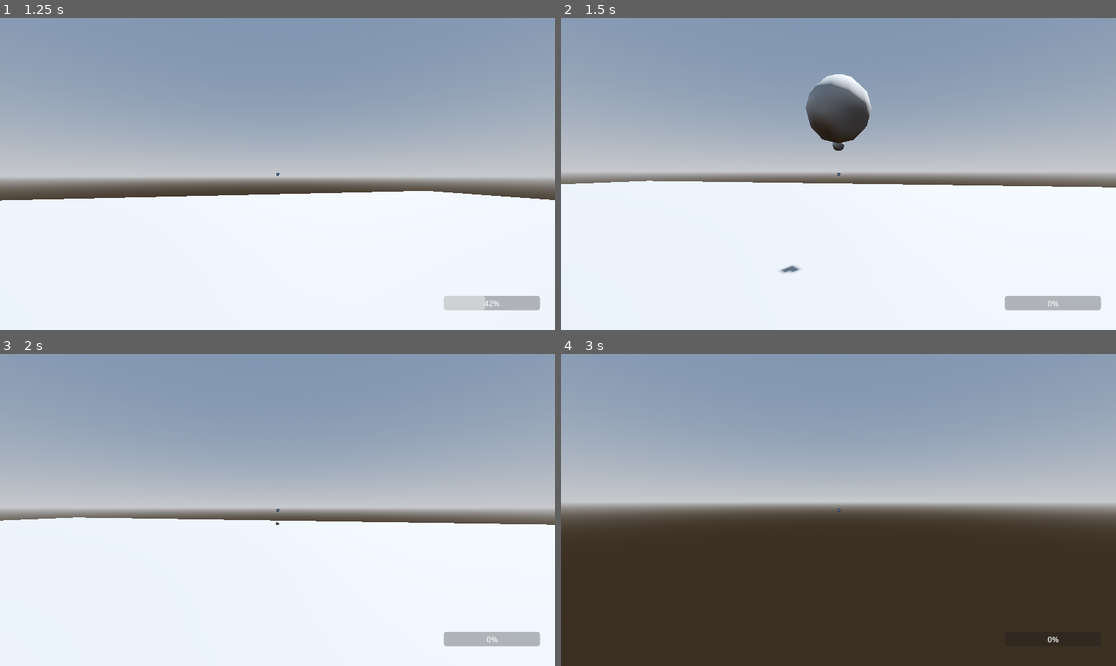
Above: before the commit, frames 1-4 (two rows, left to right).
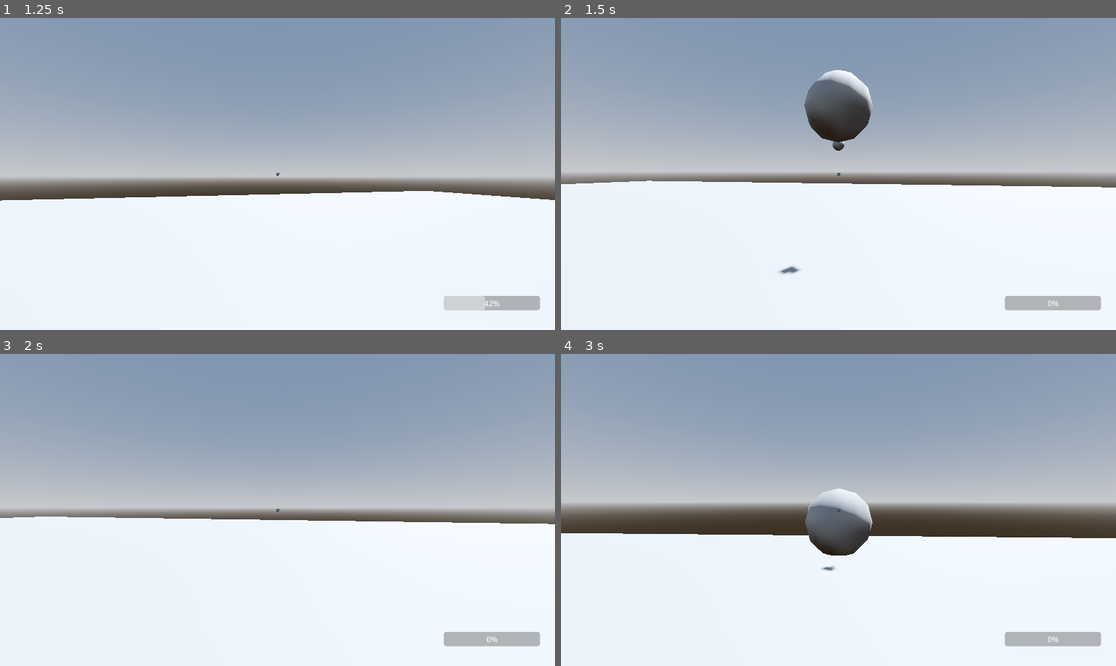
Above: after the commit, the same moments.

Repository: HappyFork/gwj76
Game: Godot game, scene res://proto.tscn
The game is run twice, just before and just after one commit, with the same random seed, the same clock (stepped at 60 frames per second) and the same inputs. The engine's default icon, where the game draws it, is replaced by a stand-in: a white triangle on a blue panel in a dark square.
Inputs (mouse positions are in pixels of both pictures, inside the frame that each line leads up to):
- Up to frame 1 (1.25 s): tap Enter (ui_accept) at 0.5, 0.77 s; move the mouse to (305, 174) at 0.52 s; press the mouse at (305, 174) at 0.53 s; hold W (move_forward) from 0.53 s (still down)
- Up to frame 2 (1.5 s): keep holding W (move_forward); move the mouse to (810, 174) at 1.27 s; release the mouse at (810, 174) at 1.28 s; click (810, 174) at 1.35 s
- Up to frame 3 (2 s): keep holding W (move_forward); tap Enter (ui_accept) at 1.52 s
- Up to frame 4 (3 s): keep holding W (move_forward); move the mouse to (849, 503) at 2.02 s; press the mouse at (849, 503) at 2.03 s; move the mouse to (832, 516) at 2.77 s; release the mouse at (832, 516) at 2.78 s; click (832, 516) at 2.85 s

Frame 1 is identical in both runs. In frame 2, 0.6% of the frame differs, in the area x 16-98%, y 16-82%; in frame 3, 0.2%; in frame 4, 43%, in the area x 0-100%, y 42-100%.

Commit message:
Complete? enemy states

Diff:
--- a/nodes/enemy.gd
+++ b/nodes/enemy.gd
@@ -1,21 +1,25 @@
 class_name Enemy
 extends CharacterBody3D
 
+
+
+enum States {WAITING, WANDERING, FLEEING, RESCUING, FROZEN}
 
 const SPEED = 5.0
 const TURNSPEED = 0.03
 const BLUE : StandardMaterial3D = preload("res://assets/blue_mat.tres")
 const RED : StandardMaterial3D = preload("res://assets/red_mat.tres")
-enum States {WAITING, WANDERING, FLEEING, RESCUING, FROZEN}
+
+@export var player : Player
 
 var state : States = States.WAITING
 var aware : Array[Node3D] = []
 var rescue_target : Enemy
-var debuggy = false
 
 @onready var navagent := $NavigationAgent3D
 @onready var wtimer := $WaitTimer
 @onready var mesh := $CSGMesh3D
+
 
 
 func _ready():
@@ -50,9 +54,6 @@
 				rescue_target = b
 				change_state( States.RESCUING )
 
-	if debuggy:
-		print( "Gets this far" )
-
 	# If the enemy is moving,
 	if state in [ States.WANDERING, States.FLEEING, States.RESCUING ]:
 		# First, check if it needs to turn
@@ -61,27 +62,38 @@
 		var forward = -global_basis.z
 		var turn_angle = forward.signed_angle_to( direction, Vector3.UP )
 		if abs( turn_angle ) > 0.5:
-			#print( "Turnin'" )
-			rotate_y( clamp( turn_angle, -TURNSPEED, TURNSPEED ) )
+			if state == States.FLEEING:
+				turn_angle = clamp( turn_angle, -(TURNSPEED*2), TURNSPEED*2 )
+			else :
+				turn_angle = clamp( turn_angle, -TURNSPEED, TURNSPEED )
+			rotate_y( turn_angle )
 		# If not, it walks forwards
 		else:
-			debuggy = false
 			if position != destination:
 				look_at( destination )
+			else:
+				# If this isn't here, sometimes the enemy gets stuck
+				change_state( state )
 			rotation.x = 0.0
-			velocity = direction * SPEED
+			if state == States.FLEEING:
+				direction *= SPEED*2
+			else:
+				direction *= SPEED
+			velocity = direction
 			move_and_slide()
 
 
+
 func decide():
-	print( "Decide function running" )
+	#print( "Decide function running" )
+	if state == States.FLEEING and player in aware:
+		change_state( States.FLEEING )
+
 	var dec = randi_range( 0, 1 )
 	match dec:
 		0:
-			print( "Decided to wait" )
 			change_state( States.WAITING )
 		1:
-			print( "Decided to wander" )
 			change_state( States.WANDERING )
 
 func change_state( new_state: int ) -> void:
@@ -98,20 +110,25 @@
 		States.WANDERING:
 			choose_random_location()
 		States.FLEEING:
-			pass
+			choose_flee_location()
 		States.RESCUING:
 			navagent.set_target_position( rescue_target.global_position )
 		States.FROZEN:
 			mesh.set_material( BLUE )
 
 func choose_random_location():
-	print( "Choose random location function running" )
-	debuggy = true
+	#print( "Choose random location function running" )
 	var random_position = Vector3( randf_range(-25.0,25.0), -0.5, randf_range(-25.0,25.0) )
 	while random_position.distance_to( global_position ) < 5.0:
-		print( "Need to pick a new location" )
 		random_position = Vector3( randf_range(-25.0,25.0), -0.5, randf_range(-25.0,25.0) )
 	navagent.set_target_position( random_position )
+
+func choose_flee_location():
+	#print( "Choose flee location function running" )
+	var away_player = -(player.global_position - global_position) * 4
+	away_player.y = -0.5
+	navagent.set_target_position( away_player )
+
 
 
 func _on_awareness_body_entered(body: Node3D) -> void:
@@ -129,3 +146,8 @@
 	var touched = area.get_parent()
 	if touched is Enemy and touched != self and state == States.FROZEN:
 		decide()
+
+func _on_player_made_noise():
+	#print( "On player noise running" )
+	if player in aware and state not in [States.RESCUING, States.FROZEN]:
+		change_state( States.FLEEING )
--- a/nodes/enemy.tscn
+++ b/nodes/enemy.tscn
@@ -19,6 +19,7 @@
 radius = 1.0
 
 [node name="Enemy" type="CharacterBody3D"]
+collision_mask = 5
 script = ExtResource("1_yvb76")
 
 [node name="CollisionShape3D" type="CollisionShape3D" parent="."]
@@ -45,6 +46,8 @@
 shape = SubResource("BoxShape3D_5wtkh")
 
 [node name="Touching" type="Area3D" parent="."]
+collision_layer = 2
+collision_mask = 2
 
 [node name="CollisionShape3D" type="CollisionShape3D" parent="Touching"]
 shape = SubResource("SphereShape3D_86vur")
--- a/nodes/player.gd
+++ b/nodes/player.gd
@@ -2,18 +2,21 @@
 extends CharacterBody3D
 
 
+
+signal made_noise
+
 const SPEED = 10.0
 const JUMP_VELOCITY = 5.0
+
+@export var TILT_LIMIT := PI/2
+@export var TURN_DAMP = 250.0
+@export var POWER_GROWTH = 30.0
+@export var POWER_LIMIT = 50.0
 
 var snowball = preload("res://nodes/snowball.tscn")
 var sball_inst
 var mouse_motion : Vector2
 var shoot_energy : float
-
-@export var TILT_LIMIT := PI/2
-@export var TURN_DAMP = 250.0
-@export var POWER_GROWTH = 30.0
-@export var POWER_LIMIT = 50.0
 
 @onready var camera = $Camera3D
 @onready var facing = $Camera3D/Marker3D
@@ -64,12 +67,15 @@
 		velocity.x = move_toward(velocity.x, 0, SPEED)
 		velocity.z = move_toward(velocity.z, 0, SPEED)
 
+	if input_dir != Vector2.ZERO:
+		made_noise.emit()
 	move_and_slide()
 
 	# Handle shooting
 	if Input.is_action_just_released("shoot"):
 		throw_snowball() # Fire using built-up energy
 		shoot_energy = 0.0 # Reset shoot energy
+		made_noise.emit()
 	elif Input.is_action_pressed( "shoot" ):
 		# Increase by an arbitrary amount
 		shoot_energy += ( POWER_GROWTH * delta )
@@ -80,6 +86,7 @@
 	mouse_motion = Vector2.ZERO
 
 
+
 func throw_snowball():
 	sball_inst = snowball.instantiate()
 	sball_inst.position = facing.get_global_position()
--- a/nodes/snowball.tscn
+++ b/nodes/snowball.tscn
@@ -9,6 +9,8 @@
 radius = 0.121752
 
 [node name="Snowball" type="RigidBody3D"]
+collision_layer = 4
+collision_mask = 4
 physics_material_override = SubResource("PhysicsMaterial_8rik3")
 contact_monitor = true
 max_contacts_reported = 5
--- a/proto.tscn
+++ b/proto.tscn
@@ -41,8 +41,16 @@
 [node name="Player" parent="." instance=ExtResource("1_p1d7f")]
 transform = Transform3D(1, 0, 0, 0, 1, 0, 0, 0, 1, 0, -0.5, 0)
 
-[node name="Enemy" parent="." instance=ExtResource("3_0obmh")]
+[node name="Enemy" parent="." node_paths=PackedStringArray("player") instance=ExtResource("3_0obmh")]
 transform = Transform3D(1, 0, 0, 0, 1, 0, 0, 0, 1, 14.3974, -0.75, 0)
+player = NodePath("../Player")
+
+[node name="Enemy2" parent="." node_paths=PackedStringArray("player") instance=ExtResource("3_0obmh")]
+transform = Transform3D(1, 0, 0, 0, 1, 0, 0, 0, 1, -14.644, -0.75, 10.206)
+player = NodePath("../Player")
 
 [node name="UI" parent="." node_paths=PackedStringArray("player") instance=ExtResource("3_xt4sx")]
 player = NodePath("../Player")
+
+[connection signal="made_noise" from="Player" to="Enemy" method="_on_player_made_noise"]
+[connection signal="made_noise" from="Player" to="Enemy2" method="_on_player_made_noise"]
